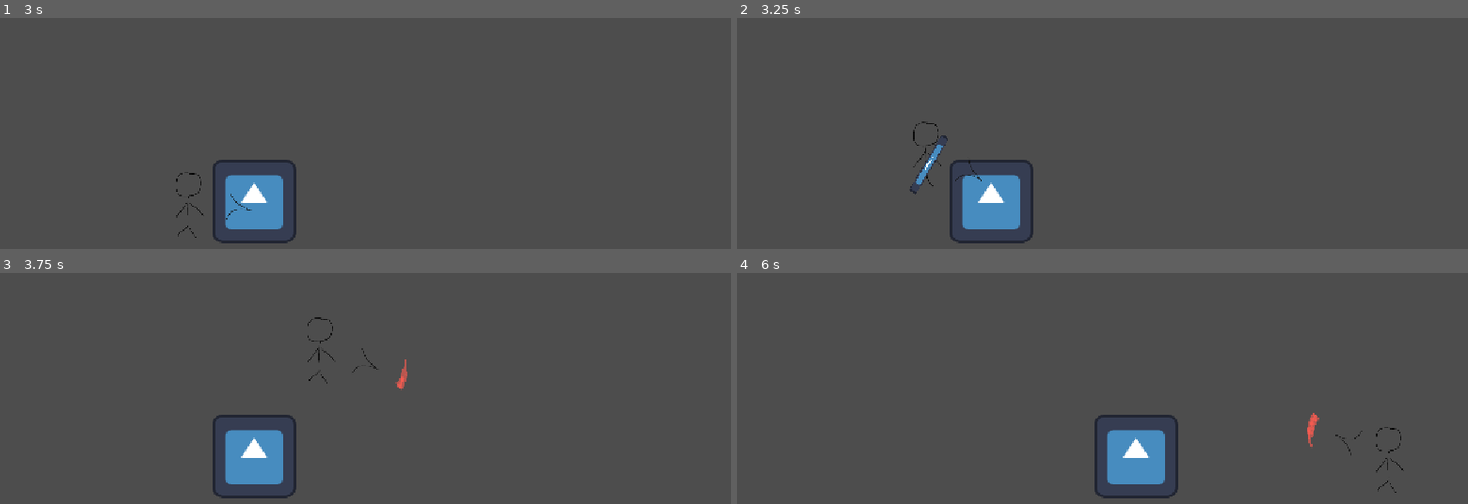
Above: before the commit, frames 1-4 (two rows, left to right).
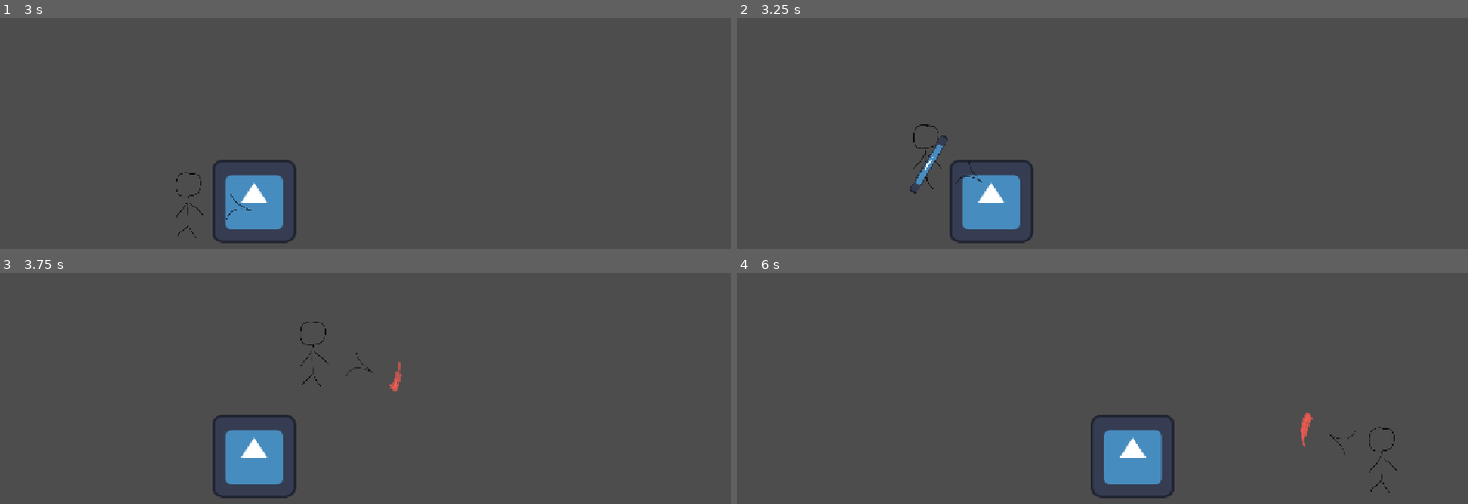
Above: after the commit, the same moments.

Repository: JoshuaChuGames/heat
Game: Godot game, scene res://enemy_test.tscn
The game is run twice, just before and just after one commit, with the same random seed, the same clock (stepped at 60 frames per second) and the same inputs. The project has no main scene, so this scene is started directly. The engine's default icon, where the game draws it, is replaced by a stand-in: a white triangle on a blue panel in a dark square.
Inputs (mouse positions are in pixels of both pictures, inside the frame that each line leads up to):
- Up to frame 1 (3 s): move the mouse to (519, 115) at 0.52 s; hold D (right) 0.53-2.03 s; tap W (up) at 0.6, 0.77, 1.07, 1.52, 1.55, 1.82, 2.3, 2.85 s; move the mouse to (204, 158) at 1.27 s; click (204, 158) at 1.35 s; move the mouse to (431, 43) at 2.02 s; hold A (left) 2.03-2.78 s; hold Right mouse button (secondary) 2.03-2.78 s; move the mouse to (314, 221) at 2.77 s; hold D (right) from 2.78 s (still down)
- Up to frame 2 (3.25 s): keep holding D (right); tap W (up) at 3.02 s
- Up to frame 3 (3.75 s): keep holding D (right); tap W (up) at 3.32 s; move the mouse to (577, 455) at 3.52 s; press the mouse at (577, 455) at 3.53 s
- Up to frame 4 (6 s): tap W (up) at 3.77, 3.8, 4.07, 4.52, 4.55, 4.82, 5.1 s; move the mouse to (868, 328) at 4.27 s; release D (right) at 4.28 s; release the mouse at (868, 328) at 4.28 s; hold A (left) 4.28-5.03 s; right-click (868, 328) at 4.35 s; move the mouse to (1131, 393) at 5.02 s; hold D (right) 5.03-5.78 s; move the mouse to (978, 286) at 5.77 s; hold A (left) from 5.78 s (still down); click (978, 286) at 5.85 s

Frame 1 is identical in both runs. In frame 2, 0.2% of the frame differs, in the area x 24-34%, y 44-74%; in frame 3, 0.4%; in frame 4, 1.4%, in the area x 48-92%, y 60-98%.
Error before the commit: Attempt to call function 'update_hp' in base 'null instance' on a null instance. (res://player.gd:174)
Error after the commit: Attempt to call function 'update_hp' in base 'null instance' on a null instance. (res://player.gd:182)

Commit message:
parrying

Diff:
--- a/enemy_slash.gd
+++ b/enemy_slash.gd
@@ -7,6 +7,8 @@
 var damage: int = 10
 var knockback: float = 300
 var knockback_vector: Vector2 = Vector2.ZERO
+
+var player: Player = null
 
 func initialize(e: Enemy, l: float = 0.25, d: int = 10, k: float = 300, kv: Vector2 = Vector2.ZERO) -> void:
 	enemy = e
@@ -29,14 +31,12 @@
 
 func _on_body_exited(body: Node2D):
 	if body.is_in_group("Player"):
-		$CollisionShape2D.disabled = false
+		player = body
 	pass # Replace with function body.
 
 func _on_body_entered(body: Node2D):
 	if body.is_in_group("Player"):
-		$CollisionShape2D.disabled = false
-		body.take_damage(damage)
-		body.apply_knockback(knockback, global_position, knockback_vector)
+		player = body
 
 func start_lifetime_timer():
 	await get_tree().create_timer(lifetime).timeout
@@ -47,3 +47,13 @@
 	if enemy:
 		var kb_vector = (enemy.global_position - global_position).normalized()
 		enemy.apply_knockback(kb, global_position, kb_vector)
+
+func _physics_process(delta):
+	if player:
+		for area in get_overlapping_areas():
+			if area.is_in_group("ParryBox"):
+				process_mode = Node.PROCESS_MODE_DISABLED
+				return
+		process_mode = Node.PROCESS_MODE_DISABLED
+		player.take_damage(damage)
+		player.apply_knockback(knockback, global_position, knockback_vector)
--- a/enemy_slash.tscn
+++ b/enemy_slash.tscn
@@ -7,6 +7,8 @@
 size = Vector2(100, 20)
 
 [node name="enemy_slash" type="Area2D" unique_id=1703810023 groups=["EnemyHitBox"]]
+collision_layer = 10
+collision_mask = 2
 script = ExtResource("1_hmthk")
 lifetime = null
 
--- a/level.tscn
+++ b/level.tscn
@@ -2,7 +2,6 @@
 
 [ext_resource type="Texture2D" uid="uid://bcffj1aeosb88" path="res://Assets/Placeholder/tile_placeholder.png" id="1_u52ul"]
 [ext_resource type="PackedScene" uid="uid://b6a4hv5i5lwqx" path="res://player.tscn" id="2_vonw3"]
-[ext_resource type="PackedScene" uid="uid://ubm704pbn2vu" path="res://melee.tscn" id="3_oi3di"]
 [ext_resource type="PackedScene" uid="uid://dqfhb256i083l" path="res://player_ui.tscn" id="4_0b4ue"]
 
 [sub_resource type="TileSetAtlasSource" id="TileSetAtlasSource_vonw3"]
@@ -32,7 +31,3 @@
 jump_speed = 1000
 gravity = 2000.0
 slash_knockback = 500.0
-
-[node name="Melee" parent="." unique_id=473035682 instance=ExtResource("3_oi3di")]
-z_index = -1
-position = Vector2(720, 284)
--- a/melee.tscn
+++ b/melee.tscn
@@ -7,7 +7,7 @@
 size = Vector2(128, 129)
 
 [node name="Melee" type="CharacterBody2D" unique_id=473035682 groups=["Enemy"]]
-collision_layer = 3
+collision_layer = 5
 script = ExtResource("1_bg0yx")
 
 [node name="enemy_sprite" type="Sprite2D" parent="." unique_id=1053894296]
--- a/player.gd
+++ b/player.gd
@@ -23,6 +23,9 @@
 @export var parry_knockback: float = 500
 @export var parry_heat_gain: float = 35
 
+@export var heat_decay_delay: float = 2.5
+@export var heat_decay_rate: float = 5
+
 @export var slash_damage: int = 10
 @export var slash_knockback: float = 300
 
@@ -36,6 +39,8 @@
 var parry_time: float = 0
 var invincibility_time: float = 0
 var invincibility_duration: float = 0.5
+
+var heat_decay_time: float = 0
 
 var is_jumping = false
 var is_slashing = false
@@ -64,6 +69,8 @@
 		is_slashing = false
 	if is_invincible && (current_time - invincibility_time) / 1000 > invincibility_duration:
 		is_invincible = false
+	if heat.current_heat > 0 && (current_time - heat_decay_time) / 1000 > heat_decay_delay:
+		update_heat(-heat_decay_rate * delta)
 
 	pass
 
@@ -138,8 +145,7 @@
 	if body.is_in_group("Enemy"):
 		body.take_damage(slash_damage)
 		body.apply_knockback(slash_knockback, global_position)
-		heat.increase_heat(slash_heat_gain)
-		update_heat()
+		update_heat(slash_heat_gain, true)
 		return
 
 func _on_parry_area_body_entered(body):
@@ -148,8 +154,7 @@
 		is_invincible = true
 		invincibility_time = Time.get_ticks_msec()
 		invincibility_duration = parry_invincibility_duration
-		heat.increase_heat(parry_heat_gain)
-		update_heat()
+		update_heat(parry_heat_gain, true)
 		return
 
 func take_damage(damage: int) -> void:
@@ -167,7 +172,10 @@
 		var knockback_direction = (global_position - source_position).normalized()
 		knockback_vector += knockback_direction * knockback
 
-func update_heat():
+func update_heat(h: float, set_decay: bool = false):
+	heat.increase_heat(h)
+	if set_decay:
+		heat_decay_time = Time.get_ticks_msec()
 	ui.update_heat(heat.current_heat, heat.total_heat)
 
 func update_hp() -> void:
--- a/player.tscn
+++ b/player.tscn
@@ -26,9 +26,6 @@
 "name": &"default",
 "speed": 5.0
 }]
-
-[sub_resource type="RectangleShape2D" id="RectangleShape2D_4flbx"]
-size = Vector2(250, 500)
 
 [sub_resource type="AtlasTexture" id="AtlasTexture_2hs0m"]
 atlas = ExtResource("4_sweqy")
@@ -102,8 +99,12 @@
 "speed": 12.0
 }]
 
+[sub_resource type="RectangleShape2D" id="RectangleShape2D_4flbx"]
+size = Vector2(250, 500)
+
 [node name="Player" type="CharacterBody2D" unique_id=245191176]
 scale = Vector2(0.25, 0.25)
+collision_layer = 3
 script = ExtResource("1_onrkg")
 heat_data = SubResource("Resource_1jxqw")
 lateral_speed = 600
@@ -111,9 +112,6 @@
 
 [node name="AnimatedSprite2D" type="AnimatedSprite2D" parent="." unique_id=1703930791]
 sprite_frames = SubResource("SpriteFrames_i3pqv")
-
-[node name="CollisionShape2D" type="CollisionShape2D" parent="." unique_id=2063218685]
-shape = SubResource("RectangleShape2D_4flbx")
 
 [node name="AimObject" type="Node2D" parent="." unique_id=1124077878]
 script = ExtResource("3_hqtel")
@@ -129,26 +127,32 @@
 texture = ExtResource("5_sweqy")
 
 [node name="SlashArea" type="Area2D" parent="AimObject" unique_id=1452495016]
-collision_layer = 2
-collision_mask = 2
+process_mode = 4
+collision_layer = 4
+collision_mask = 4
 
 [node name="CollisionShape2D" type="CollisionPolygon2D" parent="AimObject/SlashArea" unique_id=108383554]
-polygon = PackedVector2Array(-32, 0, -128, -512, -64, -544, 64, -544, 128, -512, 32, 0)
+polygon = PackedVector2Array(-64, 64, -160, -512, -64, -544, 64, -544, 160, -512, 64, 64)
 
-[node name="ParryArea" type="Area2D" parent="AimObject" unique_id=986498435]
-collision_layer = 2
-collision_mask = 2
-priority = 1
+[node name="ParryArea" type="Area2D" parent="AimObject" unique_id=986498435 groups=["ParryBox"]]
+process_mode = 4
+collision_layer = 8
+collision_mask = 8
+priority = 5
 
 [node name="CollisionShape2D" type="CollisionPolygon2D" parent="AimObject/ParryArea" unique_id=670955715]
-polygon = PackedVector2Array(-32, 0, -128, -512, -64, -544, 64, -544, 128, -512, 32, 0)
+polygon = PackedVector2Array(-64, 64, -160, -512, -64, -544, 64, -544, 160, -512, 64, 64)
 
 [node name="ParrySprite" type="AnimatedSprite2D" parent="AimObject" unique_id=415152180]
 visible = false
 sprite_frames = SubResource("SpriteFrames_bwjto")
 animation = &"parry"
 
+[node name="CollisionShape2D" type="CollisionShape2D" parent="." unique_id=2063218685]
+shape = SubResource("RectangleShape2D_4flbx")
+
 [connection signal="animation_finished" from="AimObject/SlashSprite" to="AimObject" method="hide_slash"]
 [connection signal="body_entered" from="AimObject/SlashArea" to="." method="_on_slash_area_body_entered"]
+[connection signal="area_entered" from="AimObject/ParryArea" to="." method="_on_parry_area_body_entered"]
 [connection signal="body_entered" from="AimObject/ParryArea" to="." method="_on_parry_area_body_entered"]
 [connection signal="animation_finished" from="AimObject/ParrySprite" to="AimObject" method="hide_parry"]
--- a/project.godot
+++ b/project.godot
@@ -24,6 +24,7 @@
 Enemy=""
 EnemyHitBox=""
 PlayerUI=""
+ParryBox=""
 
 [input]
 
